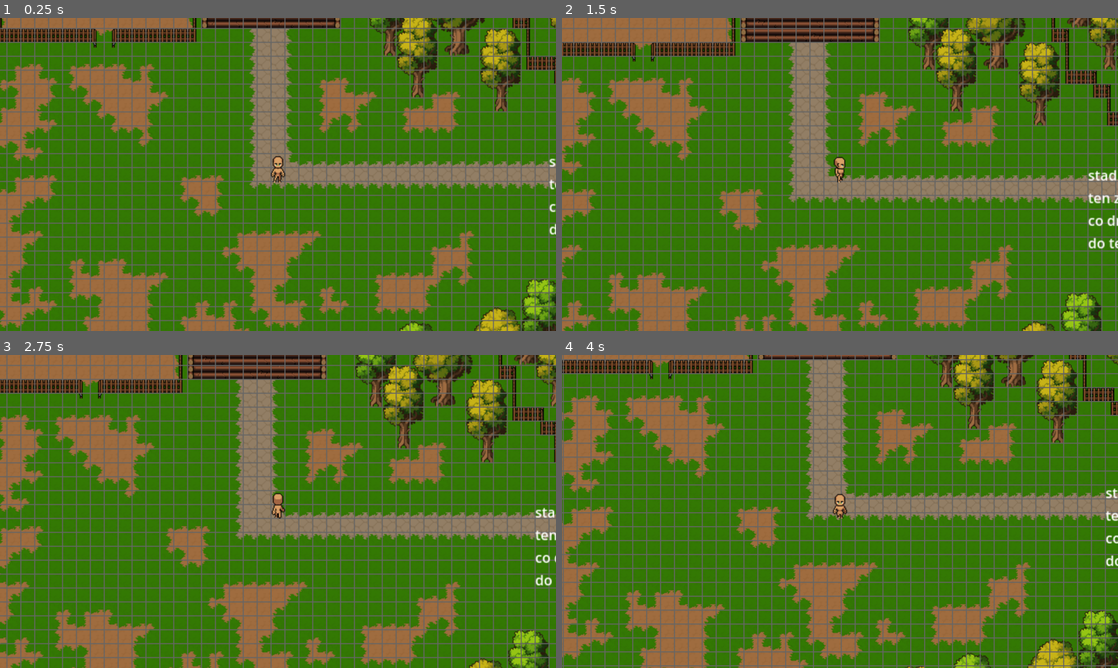
Above: before the commit, frames 1-4 (two rows, left to right).
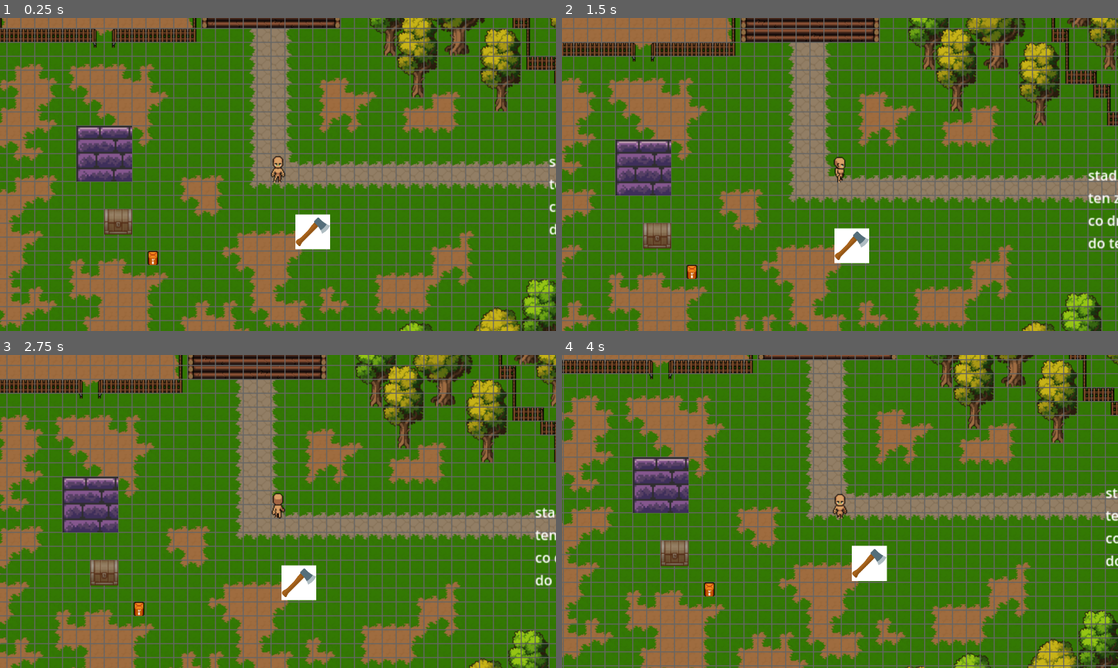
Above: after the commit, the same moments.

Repository: Stroin/2DScape
Game: Godot game, scene res://Scenes/Tutorial_Part1.tscn
The game is run twice, just before and just after one commit, with the same random seed, the same clock (stepped at 60 frames per second) and the same inputs. The project has no main scene, so this scene is started directly.
Inputs (mouse positions are in pixels of both pictures, inside the frame that each line leads up to):
- Up to frame 1 (0.25 s): no input
- Up to frame 2 (1.5 s): tap Enter at 0.5 s; move the mouse to (962, 158) at 0.52 s; click (962, 158) at 0.67 s; drag from (728, 190) to (840, 174) at 1.27 s
- Up to frame 3 (2.75 s): move the mouse to (333, 442) at 2.02 s; click (333, 442) at 2.17 s
- Up to frame 4 (4 s): drag from (812, 574) to (673, 464) at 2.77 s; move the mouse to (1006, 558) at 3.52 s; click (1006, 558) at 3.67 s

The runs differ from the first frame. In frame 1, 3.0% of the frame differs, in the area x 13-60%, y 34-79%; in frame 2, 3.0%; in frame 3, 3.0%; in frame 4, 3.0%, in the area x 12-59%, y 32-78%.

Commit message:
InteractableWIP

Diff:
--- a/Prefabs/Resources/Logs/oak_log_resource.tres
+++ b/Prefabs/Resources/Logs/oak_log_resource.tres
@@ -17,4 +17,4 @@
 required_tool = ExtResource("2_184o3")
 required_level = 0
 tool_durability_cost = 1
-atlas_coords = Vector2i(0, 0)
+atlas_coords = Vector2i(5, 5)
--- a/Scenes/Tutorial_Part1.tscn
+++ b/Scenes/Tutorial_Part1.tscn
@@ -1,14 +1,410 @@
-[gd_scene load_steps=10 format=4 uid="uid://byhyb2px4bjme"]
+[gd_scene load_steps=20 format=4 uid="uid://byhyb2px4bjme"]
 
 [ext_resource type="Script" path="res://Scripts/GridManager.gd" id="2_2qx5a"]
 [ext_resource type="TileSet" uid="uid://bt0emjqvfk6ex" path="res://Assets/Tileset_save/GroundWater.tres" id="3_1yyya"]
 [ext_resource type="TileSet" uid="uid://b1s5sytcyqbuv" path="res://Assets/Tileset_save/Walls.tres" id="4_87pfl"]
 [ext_resource type="TileSet" uid="uid://cowc4x4ol25yq" path="res://Assets/Tileset_save/Decorative.tres" id="5_a1015"]
 [ext_resource type="TileSet" uid="uid://rld7l7ne0csn" path="res://Assets/Tileset_save/Interactable.tres" id="6_iq4fj"]
+[ext_resource type="Texture2D" uid="uid://dtoxlmlr7djwb" path="res://Assets/Environment/Props/Static/Farm.png" id="6_yfrx1"]
 [ext_resource type="Script" path="res://Scripts/DebugGrid.gd" id="7_bk6tr"]
+[ext_resource type="Texture2D" uid="uid://dowawgs8nrcy5" path="res://Assets/TX Props.png" id="7_h31f4"]
+[ext_resource type="Texture2D" uid="uid://ceipvi6so4xd8" path="res://Assets/[64x64] Dungeon Bricks Plain.png" id="8_rf8re"]
 [ext_resource type="Script" path="res://Scripts/PathfindingController.gd" id="8_sbq4y"]
+[ext_resource type="PackedScene" uid="uid://gviv553ix32b" path="res://Prefabs/pickup.tscn" id="9_j8p7c"]
 [ext_resource type="Script" path="res://Scripts/ResourceGatherer.gd" id="10_e104n"]
 [ext_resource type="PackedScene" uid="uid://bkpqqthrusru4" path="res://Prefabs/Player.tscn" id="11_bcha8"]
+
+[sub_resource type="TileSetAtlasSource" id="TileSetAtlasSource_plbce"]
+texture = ExtResource("6_yfrx1")
+0:0/0 = 0
+1:0/0 = 0
+1:0/0/physics_layer_0/polygon_0/points = PackedVector2Array(-8, -8, 8, -8, 8, 8, -8, 8)
+1:0/0/custom_data_0 = "oak_log"
+2:0/0 = 0
+5:0/0 = 0
+10:0/0 = 0
+16:0/0 = 0
+17:0/0 = 0
+18:0/0 = 0
+19:0/0 = 0
+20:0/0 = 0
+21:0/0 = 0
+22:0/0 = 0
+23:0/0 = 0
+24:0/0 = 0
+0:1/0 = 0
+1:1/0 = 0
+2:1/0 = 0
+3:1/0 = 0
+4:1/0 = 0
+5:1/0 = 0
+6:1/0 = 0
+7:1/0 = 0
+8:1/0 = 0
+9:1/0 = 0
+10:1/0 = 0
+16:1/0 = 0
+17:1/0 = 0
+18:1/0 = 0
+19:1/0 = 0
+20:1/0 = 0
+21:1/0 = 0
+22:1/0 = 0
+23:1/0 = 0
+24:1/0 = 0
+0:2/0 = 0
+1:2/0 = 0
+2:2/0 = 0
+5:2/0 = 0
+6:2/0 = 0
+9:2/0 = 0
+10:2/0 = 0
+15:2/0 = 0
+16:2/0 = 0
+17:2/0 = 0
+18:2/0 = 0
+19:2/0 = 0
+20:2/0 = 0
+21:2/0 = 0
+22:2/0 = 0
+23:2/0 = 0
+24:2/0 = 0
+0:3/0 = 0
+1:3/0 = 0
+2:3/0 = 0
+3:3/0 = 0
+4:3/0 = 0
+5:3/0 = 0
+6:3/0 = 0
+7:3/0 = 0
+8:3/0 = 0
+9:3/0 = 0
+10:3/0 = 0
+15:3/0 = 0
+16:3/0 = 0
+17:3/0 = 0
+18:3/0 = 0
+19:3/0 = 0
+20:3/0 = 0
+21:3/0 = 0
+23:3/0 = 0
+0:4/0 = 0
+1:4/0 = 0
+2:4/0 = 0
+10:4/0 = 0
+15:4/0 = 0
+16:4/0 = 0
+17:4/0 = 0
+18:4/0 = 0
+19:4/0 = 0
+20:4/0 = 0
+21:4/0 = 0
+23:4/0 = 0
+0:5/0 = 0
+1:5/0 = 0
+2:5/0 = 0
+3:5/0 = 0
+4:5/0 = 0
+5:5/0 = 0
+6:5/0 = 0
+7:5/0 = 0
+8:5/0 = 0
+9:5/0 = 0
+10:5/0 = 0
+20:5/0 = 0
+22:5/0 = 0
+23:5/0 = 0
+24:5/0 = 0
+0:6/0 = 0
+1:6/0 = 0
+2:6/0 = 0
+10:6/0 = 0
+19:6/0 = 0
+20:6/0 = 0
+23:6/0 = 0
+0:7/0 = 0
+1:7/0 = 0
+2:7/0 = 0
+3:7/0 = 0
+4:7/0 = 0
+5:7/0 = 0
+6:7/0 = 0
+7:7/0 = 0
+8:7/0 = 0
+9:7/0 = 0
+10:7/0 = 0
+18:7/0 = 0
+19:7/0 = 0
+20:7/0 = 0
+22:7/0 = 0
+0:8/0 = 0
+1:8/0 = 0
+2:8/0 = 0
+10:8/0 = 0
+17:8/0 = 0
+18:8/0 = 0
+19:8/0 = 0
+20:8/0 = 0
+22:8/0 = 0
+23:8/0 = 0
+24:8/0 = 0
+0:9/0 = 0
+1:9/0 = 0
+2:9/0 = 0
+3:9/0 = 0
+4:9/0 = 0
+5:9/0 = 0
+6:9/0 = 0
+7:9/0 = 0
+8:9/0 = 0
+9:9/0 = 0
+10:9/0 = 0
+18:9/0 = 0
+19:9/0 = 0
+0:10/0 = 0
+1:10/0 = 0
+2:10/0 = 0
+10:10/0 = 0
+18:10/0 = 0
+20:10/0 = 0
+0:11/0 = 0
+1:11/0 = 0
+2:11/0 = 0
+3:11/0 = 0
+4:11/0 = 0
+5:11/0 = 0
+6:11/0 = 0
+7:11/0 = 0
+8:11/0 = 0
+9:11/0 = 0
+10:11/0 = 0
+19:11/0 = 0
+20:11/0 = 0
+0:12/0 = 0
+1:12/0 = 0
+2:12/0 = 0
+5:12/0 = 0
+6:12/0 = 0
+10:12/0 = 0
+18:12/0 = 0
+19:12/0 = 0
+20:12/0 = 0
+0:13/0 = 0
+1:13/0 = 0
+2:13/0 = 0
+3:13/0 = 0
+4:13/0 = 0
+5:13/0 = 0
+6:13/0 = 0
+7:13/0 = 0
+8:13/0 = 0
+9:13/0 = 0
+10:13/0 = 0
+18:13/0 = 0
+19:13/0 = 0
+20:13/0 = 0
+18:14/0 = 0
+19:14/0 = 0
+20:14/0 = 0
+
+[sub_resource type="TileSet" id="TileSet_34gng"]
+physics_layer_0/collision_layer = 1
+custom_data_layer_0/name = "resource_type"
+custom_data_layer_0/type = 4
+custom_data_layer_1/name = "interactable_type"
+custom_data_layer_1/type = 4
+sources/0 = SubResource("TileSetAtlasSource_plbce")
+
+[sub_resource type="TileSetAtlasSource" id="TileSetAtlasSource_orpps"]
+texture = ExtResource("7_h31f4")
+texture_region_size = Vector2i(32, 32)
+1:0/0 = 0
+3:0/0 = 0
+5:0/0 = 0
+7:0/0 = 0
+8:0/0 = 0
+9:0/0 = 0
+10:0/0 = 0
+12:0/0 = 0
+14:0/0 = 0
+1:1/0 = 0
+3:1/0 = 0
+3:1/0/physics_layer_0/polygon_0/points = PackedVector2Array(-16, -16, 16, -16, 16, 16, -16, 16)
+3:1/0/custom_data_0 = "oak_log"
+5:1/0 = 0
+7:1/0 = 0
+8:1/0 = 0
+9:1/0 = 0
+10:1/0 = 0
+12:1/0 = 0
+14:1/0 = 0
+3:2/0 = 0
+5:2/0 = 0
+7:2/0 = 0
+9:2/0 = 0
+10:2/0 = 0
+13:2/0 = 0
+14:2/0 = 0
+15:2/0 = 0
+0:3/0 = 0
+1:3/0 = 0
+2:3/0 = 0
+3:3/0 = 0
+5:3/0 = 0
+7:3/0 = 0
+8:3/0 = 0
+9:3/0 = 0
+10:3/0 = 0
+12:3/0 = 0
+14:3/0 = 0
+0:4/0 = 0
+1:4/0 = 0
+2:4/0 = 0
+5:4/0 = 0
+7:4/0 = 0
+8:4/0 = 0
+9:4/0 = 0
+12:4/0 = 0
+14:4/0 = 0
+0:5/0 = 0
+1:5/0 = 0
+2:5/0 = 0
+3:5/0 = 0
+5:5/0 = 0
+7:5/0 = 0
+9:5/0 = 0
+11:5/0 = 0
+0:6/0 = 0
+1:6/0 = 0
+2:6/0 = 0
+5:6/0 = 0
+7:6/0 = 0
+8:6/0 = 0
+9:6/0 = 0
+11:6/0 = 0
+13:6/0 = 0
+3:7/0 = 0
+5:7/0 = 0
+7:7/0 = 0
+9:7/0 = 0
+11:7/0 = 0
+13:7/0 = 0
+7:8/0 = 0
+9:8/0 = 0
+10:8/0 = 0
+11:8/0 = 0
+12:8/0 = 0
+13:8/0 = 0
+5:9/0 = 0
+7:9/0 = 0
+9:9/0 = 0
+11:9/0 = 0
+12:9/0 = 0
+13:9/0 = 0
+5:10/0 = 0
+7:10/0 = 0
+9:10/0 = 0
+11:10/0 = 0
+12:10/0 = 0
+13:10/0 = 0
+5:11/0 = 0
+13:11/0 = 0
+14:11/0 = 0
+13:12/0 = 0
+14:12/0 = 0
+0:13/0 = 0
+1:13/0 = 0
+0:14/0 = 0
+1:14/0 = 0
+0:15/0 = 0
+1:15/0 = 0
+2:15/0 = 0
+3:15/0 = 0
+4:15/0 = 0
+5:15/0 = 0
+7:15/0 = 0
+8:15/0 = 0
+9:15/0 = 0
+
+[sub_resource type="TileSet" id="TileSet_k3bh7"]
+tile_size = Vector2i(32, 32)
+physics_layer_0/collision_layer = 1
+custom_data_layer_0/name = "resource_type"
+custom_data_layer_0/type = 4
+custom_data_layer_1/name = "interactable_type"
+custom_data_layer_1/type = 4
+sources/0 = SubResource("TileSetAtlasSource_orpps")
+
+[sub_resource type="TileSetAtlasSource" id="TileSetAtlasSource_5w8me"]
+texture = ExtResource("8_rf8re")
+texture_region_size = Vector2i(64, 64)
+0:0/0 = 0
+0:0/0/physics_layer_0/polygon_0/points = PackedVector2Array(-32, -32, 32, -32, 32, 32, -32, 32)
+0:0/0/custom_data_0 = "oak_log"
+1:0/0 = 0
+2:0/0 = 0
+3:0/0 = 0
+4:0/0 = 0
+5:0/0 = 0
+6:0/0 = 0
+7:0/0 = 0
+0:1/0 = 0
+1:1/0 = 0
+2:1/0 = 0
+3:1/0 = 0
+4:1/0 = 0
+5:1/0 = 0
+6:1/0 = 0
+7:1/0 = 0
+0:2/0 = 0
+1:2/0 = 0
+2:2/0 = 0
+3:2/0 = 0
+4:2/0 = 0
+5:2/0 = 0
+6:2/0 = 0
+7:2/0 = 0
+0:3/0 = 0
+1:3/0 = 0
+2:3/0 = 0
+3:3/0 = 0
+4:3/0 = 0
+5:3/0 = 0
+6:3/0 = 0
+7:3/0 = 0
+0:4/0 = 0
+1:4/0 = 0
+2:4/0 = 0
+3:4/0 = 0
+4:4/0 = 0
+5:4/0 = 0
+6:4/0 = 0
+7:4/0 = 0
+0:5/0 = 0
+1:5/0 = 0
+2:5/0 = 0
+3:5/0 = 0
+4:5/0 = 0
+5:5/0 = 0
+6:5/0 = 0
+7:5/0 = 0
+0:6/0 = 0
+1:6/0 = 0
+2:6/0 = 0
+3:6/0 = 0
+4:6/0 = 0
+5:6/0 = 0
+6:6/0 = 0
+7:6/0 = 0
+
+[sub_resource type="TileSet" id="TileSet_7sich"]
+tile_size = Vector2i(64, 64)
+physics_layer_0/collision_layer = 1
+custom_data_layer_0/name = "resource_type"
+custom_data_layer_0/type = 4
+custom_data_layer_1/name = "interactable_type"
+custom_data_layer_1/type = 4
+sources/0 = SubResource("TileSetAtlasSource_5w8me")
 
 [node name="Tutorial_Part1" type="Node2D"]
 
@@ -62,6 +458,24 @@
 tile_map_data = PackedByteArray("AAAYAAUAAAAAACEAAAAVAAIAAAAAACEAAAAYAAEAAAAAACEAAAAbAAMAAAAAACEAAAASAAAAAAAAACEAAAAWAA …(1984 unchanged characters)…
 tile_set = ExtResource("6_iq4fj")
 
+[node name="Interactables" type="Node" parent="GridManager/TileMap"]
+
+[node name="16" type="TileMapLayer" parent="GridManager/TileMap/Interactables"]
+tile_map_data = PackedByteArray("AAApABEAAAABAAAAAAA=")
+tile_set = SubResource("TileSet_34gng")
+
+[node name="32" type="TileMapLayer" parent="GridManager/TileMap/Interactables"]
+tile_map_data = PackedByteArray("AAATAAcAAAADAAEAAAA=")
+tile_set = SubResource("TileSet_k3bh7")
+
+[node name="64" type="TileMapLayer" parent="GridManager/TileMap/Interactables"]
+tile_map_data = PackedByteArray("AAAJAAIAAAAAAAAAAAA=")
+tile_set = SubResource("TileSet_7sich")
+
+[node name="Area2D" parent="GridManager/TileMap/Interactables" instance=ExtResource("9_j8p7c")]
+position = Vector2(848, 250)
+scale = Vector2(0.157651, 0.157651)
+
 [node name="DebugGrid" type="Node2D" parent="."]
 script = ExtResource("7_bk6tr")
 grid_manager_path = NodePath("../GridManager")
@@ -70,7 +484,7 @@
 script = ExtResource("8_sbq4y")
 grid_manager_path = NodePath("../GridManager")
 player_path = NodePath("../Player")
-interactable_tilemap_path = NodePath("../GridManager/TileMap/Interactable")
+interactable_tilemap_paths = Array[NodePath]([NodePath("../GridManager/TileMap/Interactables/16"), NodePath("../GridManager/TileMap/Interactables/32"), NodePath("../GridManager/TileMap/Interactables/64")])
 
 [node name="Ozanaczonka" type="Node" parent="."]
 
--- a/Scripts/PathfindingController.gd
+++ b/Scripts/PathfindingController.gd
@@ -6,26 +6,30 @@
 # --- exported node paths ------------------------------------------------
 @export var grid_manager_path : NodePath
 @export var player_path       : NodePath
-@export var interactable_tilemap_path: NodePath
+@export var interactable_tilemap_paths: Array[NodePath] = []
 
 # --- cached grid data ---------------------------------------------------
 var astar_grid : AStarGrid2D
 var cell_size  : Vector2i
 
 # --- runtime references -------------------------------------------------
-var player          : Area2D
-var tilemap         : TileMapLayer
-var _pending_interact_type : String    = ""
-var _pending_interact_cell : Vector2i  = Vector2i(-1, -1)
+var player                    : Area2D
+var tilemaps                  = []
+var _pending_interact_type    : String    = ""
+var _pending_interact_cell    : Vector2i  = Vector2i(-1, -1)
 
 func _ready() -> void:
 	var gm = get_node(grid_manager_path) as GridManager
 	astar_grid = gm.astar_grid
 	cell_size  = gm.cell_size
-	tilemap    = get_node(interactable_tilemap_path) as TileMapLayer
-	player     = get_node(player_path)
+
+	tilemaps.clear()
+	for path in interactable_tilemap_paths:
+		tilemaps.append(get_node(path) as TileMapLayer)
+
+	player = get_node(player_path)
 	player.connect("gather_requested", Callable(self, "_on_player_arrived"))
-	print("🔧 PathfindingController ready. Player:", player, "TileMap:", tilemap)
+	print("🔧 PathfindingController ready. Player:", player, "TileMaps:", tilemaps)
 
 func _input(event: InputEvent) -> void:
 	if event is InputEventMouseButton and event.button_index == MOUSE_BUTTON_LEFT and event.pressed:
@@ -34,28 +38,44 @@
 		if not astar_grid.is_in_boundsv(clicked_cell):
 			return
 
-		# --- interactable detection ------------------------------------
-		var td_inter = tilemap.get_cell_tile_data(clicked_cell)
-		if td_inter:
-			var inter = td_inter.get_custom_data("interactable_type")
-			if typeof(inter) == TYPE_STRING and inter != "":
-				var start_cell  : Vector2i = _world_to_cell(player.position)
-				var target_cell : Vector2i = _nearest_reachable_neighbour(clicked_cell, start_cell)
-				if target_cell == Vector2i(-1, -1):
-					return
-				var path = astar_grid.get_point_path(start_cell, target_cell)
-				if path.size() > 0:
-					print("PathfindingController: clicked interactable:", inter, "at", clicked_cell)
-					_pending_interact_type = inter
-					_pending_interact_cell = clicked_cell
-					player.follow_path(path, clicked_cell)
+		# --- interactable detection across multiple layers -----------
+		var td_inter      = null
+		var inter         = ""
+		var inter_cell    : Vector2i
+		for tm in tilemaps:
+			var map_coords = tm.local_to_map(tm.to_local(world_pos))
+			td_inter = tm.get_cell_tile_data(map_coords)
+			if td_inter:
+				inter = td_inter.get_custom_data("interactable_type")
+				if typeof(inter) == TYPE_STRING and inter != "":
+					inter_cell = map_coords
+					break
+		if td_inter and inter != "":
+			var start_cell  : Vector2i = _world_to_cell(player.position)
+			# Always path to the clicked 16×16 cell
+			var target_cell : Vector2i = _nearest_reachable_neighbour(clicked_cell, start_cell)
+			if target_cell == Vector2i(-1, -1):
 				return
+			var path = astar_grid.get_point_path(start_cell, target_cell)
+			if path.size() > 0:
+				print("PathfindingController: clicked interactable:", inter, "at", clicked_cell)
+				_pending_interact_type = inter
+				_pending_interact_cell = clicked_cell
+				player.follow_path(path, clicked_cell)
+			return
 
-		# --- resource detection -----------------------------------------
-		var td     : TileData = tilemap.get_cell_tile_data(clicked_cell)
-		var res_id : String   = ""
-		if td:
-			res_id = td.get_custom_data("resource_type")
+		# --- resource detection across multiple layers --------------------
+		var td_res    = null
+		var res_id    = ""
+		var res_cell  : Vector2i
+		for tm in tilemaps:
+			var map_coords = tm.local_to_map(tm.to_local(world_pos))
+			td_res = tm.get_cell_tile_data(map_coords)
+			if td_res:
+				res_id = td_res.get_custom_data("resource_type")
+				if typeof(res_id) == TYPE_STRING and res_id != "":
+					res_cell = map_coords
+					break
 
 		var is_resource = res_id != ""
 		print("PathfindingController: clicked_cell=", clicked_cell, " is_resource=", is_resource)
@@ -66,6 +86,7 @@
 		var look_at     : Vector2i = Vector2i(-1, -1)
 
 		if is_resource:
+			# Always path to the clicked 16×16 cell
 			look_at     = clicked_cell
 			target_cell = _nearest_reachable_neighbour(clicked_cell, start_cell)
 			print("PathfindingController: stand_spot=", target_cell)
@@ -88,16 +109,18 @@
 	return Vector2i(int(floor(p.x / cell_size.x)), int(floor(p.y / cell_size.y)))
 
 func _nearest_reachable_neighbour(tree: Vector2i, start: Vector2i) -> Vector2i:
-	var best_target := Vector2i(-1, -1)
-	var best_len    := 1_000_000
-	for d in [Vector2i.LEFT, Vector2i.RIGHT, Vector2i.UP, Vector2i.DOWN]:
-		var adj = tree + d
-		if not astar_grid.is_in_boundsv(adj) or astar_grid.is_point_solid(adj):
-			continue
-		var p = astar_grid.get_point_path(start, adj)
-		if p.size() == 0:
-			continue
-		if p.size() < best_len:
-			best_len    = p.size()
-			best_target = adj
-	return best_target
+	# Breadth-first expand from the clicked cell until we find the nearest non-solid cell reachable by the player:
+	var visited = { tree: true }
+	var queue   = [ tree ]
+	while queue.size() > 0:
+		var cell = queue.pop_front()
+		if astar_grid.is_in_boundsv(cell) and not astar_grid.is_point_solid(cell):
+			var path = astar_grid.get_point_path(start, cell)
+			if path.size() > 0:
+				return cell
+		for dir in [Vector2i.LEFT, Vector2i.RIGHT, Vector2i.UP, Vector2i.DOWN]:
+			var adj = cell + dir
+			if not visited.has(adj):
+				visited[adj] = true
+				queue.append(adj)
+	return Vector2i(-1, -1)
Binary file added: Assets/TX Props.png
Not shown, added: Assets/TX Props.png.import
